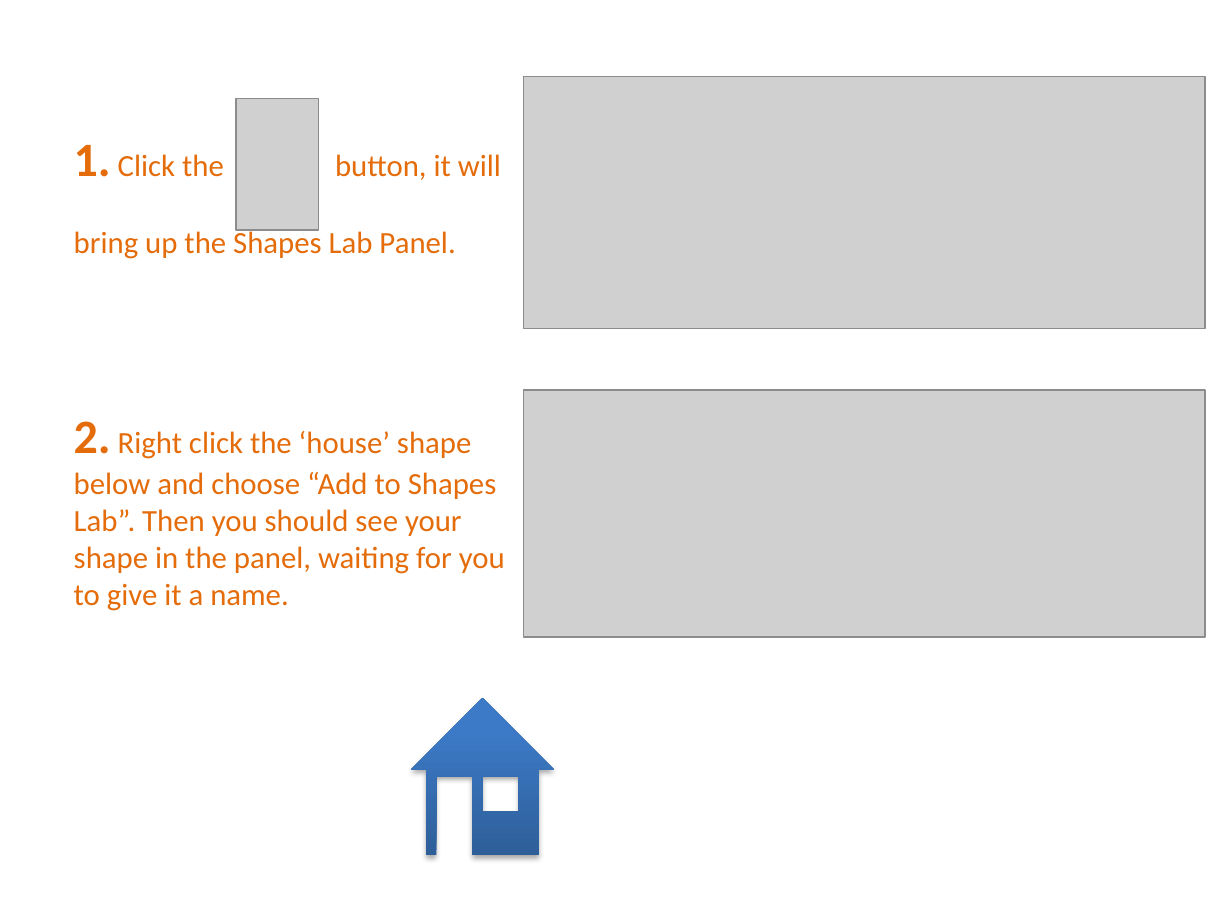
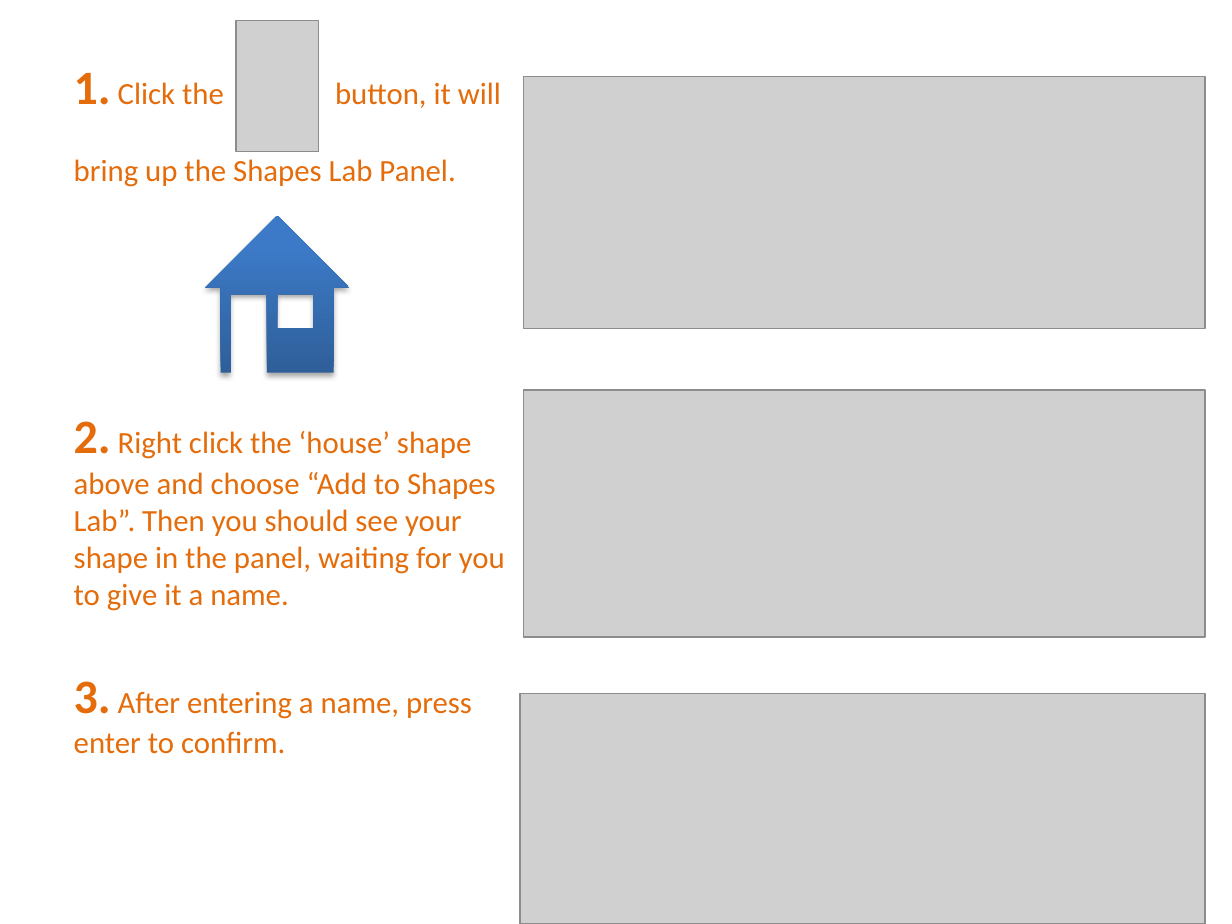
Before and after one commit to PowerPointLabs/PowerPointLabs, a slide deck: slide 30 of doc/PowerPointLabs Quick Tutorial.pptx (slide 29 before the commit). Drawn at 1232x924 pixels with LibreOffice and Linux fonts; fonts in the diff are those of the drawing; grey boxes stand for pictures. Boxes give left, top, right and bottom in pixels: in the first picture for what was removed or moved away, otherwise in the second. Text is boxed around its words. In the diff, an @@ line names an element or a change of style, - is before the commit and + after.

```diff
--- a/doc/PowerPointLabs Quick Tutorial.pptx
+++ b/doc/PowerPointLabs Quick Tutorial.pptx
@@ picture: place and size @@
-picture at box(237, 99, 319, 230)
+picture at box(237, 21, 319, 153)
@@ text "1. Click the button, it ...": place and size @@
-text "1. Click the button, it ..." at box(74, 145, 501, 259)
+text "1. Click the button, it ..." at box(74, 73, 501, 187)
@@ freeform shape: place and size @@
-freeform shape at box(410, 699, 554, 855)
+freeform shape at box(206, 216, 350, 372)
@@ text at box(74, 421, 505, 611): text changed @@
-2. Right click the ‘house’ shape below and choose “Add to Shapes Lab”. Then you should see your shape in the panel, waiting for you to give it a name.
+2. Right click the ‘house’ shape above and choose “Add to Shapes Lab”. Then you should see your shape in the panel, waiting for you to give it a name.
@@ text added at box(74, 681, 472, 754), 18 pt, text #E46C0A @@
+3. After entering a name, press enter to confirm.
@@ picture added at box(520, 694, 1205, 924) @@
```
Also in this commit, not shown: 12 other slides changed, 7 slides added.
